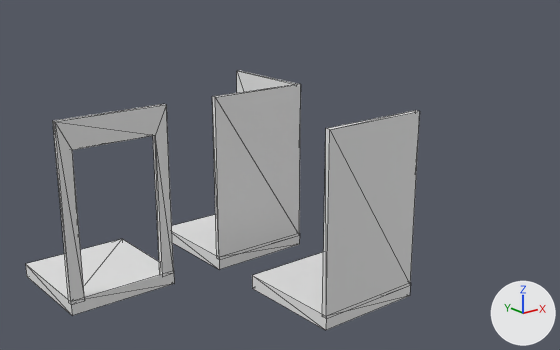
Two versions of the glTF model Godot Files/team-terror/Assets/MotelTileset/MotelTileset.glb, one commit apart.
The view is the same before and after, from a camera (50 mm lens) standing at (-8.64, -16.4, 6.04) and looking at (0.0, -5.61, 1.72). Arrows for +X, +Y and +Z are at lower right; the lights stay in place. Mesh edges are drawn as thin lines. Where no turn or scale is listed for an object, it has been applied to the vertices. Vertices at the same position are counted once.
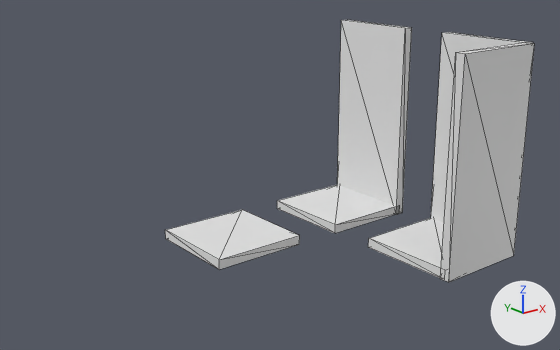
The newer file is also turned or shifted as a whole; pictures and numbers use the older file's frame.

Edits to the bpy script that builds the scene:
```text
Change me_cube_003:
    where me_cube_003.from_pydata(...)  # 24 vertices, 36 faces; spans x -1.0..1.0, y -0.05..1.96, z -1.78..1.57
    used by ob_cube_003; location = (0.0, -4.95, 1.65)
    verts and faces of me_cube_003; kept vertices keep their numbers, new ones are numbered from 24
    before: 8 (1.0, 1.95, -1.52), 10 (1.0, -0.05, -1.52) at pixel (299, 233), 12 (-1.0, 1.95, -1.52), 14 (-1.0, -0.05, -1.52) at pixel (219, 257)
    remove me_cube_003.materials.append(mat_material)  # white #e7e7e7
    me_cube_003 part 1: the loose piece of 8 vertices spanning x -1.0..1.0, y -0.05..0.05, z -1.57..1.57 is deleted
    me_cube_003 part 2: the loose piece of 8 vertices spanning x 0.91..1.0, y 0.04..1.96, z -1.57..1.57 is deleted
    me_cube_003 part 3
    add for i in [8, 10, 12, 14]: verts[i] += (0.0, 0.0, -0.06)
Add me_cube_018:
    me_cube_018.from_pydata(...)  # a box spanning x 0.9..1.1, y -1.0..1.0, z -0.11..4.11; a box spanning x -1.0..1.0, y -1.1..-0.9, z -0.11..4.11; a box spanning x -1.0..1.0, y -1.0..1.0, z -0.1..0.1
Add me_cube_015:
    me_cube_015.from_pydata(...)  # a box spanning x 0.9..1.1, y -1.0..1.0, z -0.11..4.11; a box spanning x -1.0..1.0, y -1.0..1.0, z -0.1..0.1
Remove ob_cube_006:
    ob_cube_006 = bpy.data.objects.new('Cube.006', me_cube_006)
    ob_cube_006.location = (-3.0, -4.95, 1.65)
Remove ob_cube_010:
    ob_cube_010 = bpy.data.objects.new('Cube.010', me_cube_014)
    ob_cube_010.location = (0.0, -8.0, 1.65)
Add ob_cube_008:
    ob_cube_008 = bpy.data.objects.new('Cube.008', me_cube_018)
    ob_cube_008.location = (3.0, -7.0, -0.03)
Add ob_cube_002:
    ob_cube_002 = bpy.data.objects.new('Cube.002', me_cube_015)
    ob_cube_002.location = (3.0, -4.0, -0.03)
```

Changed parts and their boxes (x1, y1, x2, y2) in the pictures (560 x 350 px; the box of a moved part takes in the faces that stretch with it):
'Cube.008', added: after (368, 32, 535, 282)
'Cube.010', deleted: before (252, 110, 420, 330)
'Cube.003', reshaped (70% shorter): before (172, 71, 301, 270); after (165, 210, 300, 270)
'Cube.002', added: after (277, 20, 412, 233)
'Cube.006', deleted: before (26, 104, 174, 315)
part 1 of me_cube_003, deleted: before (212, 84, 301, 257)
part 2 of me_cube_003, deleted: before (237, 71, 297, 93)
part 3 of me_cube_003, moved or reshaped: before (172, 215, 300, 270); after (165, 210, 300, 270)
